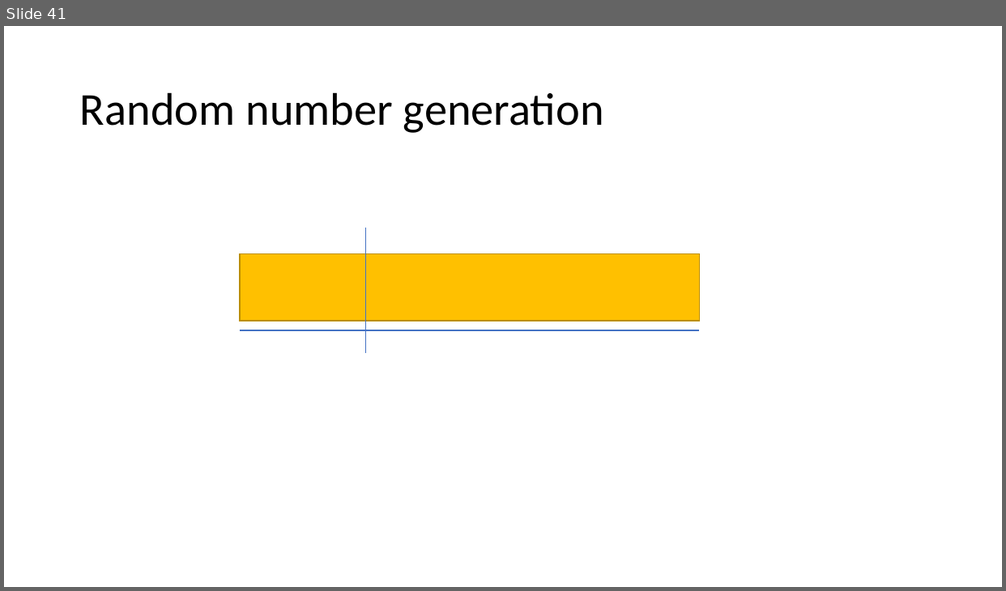
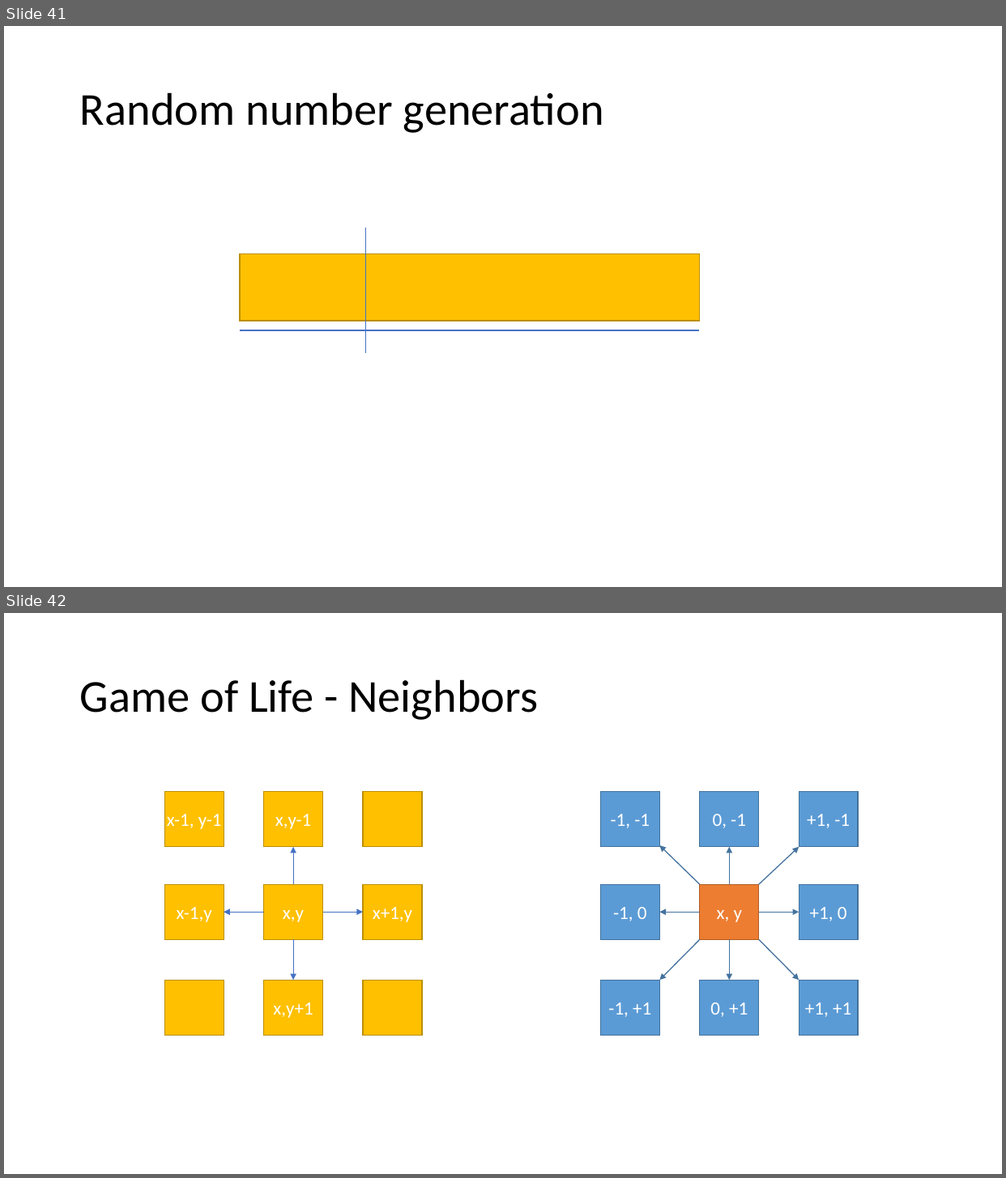
Before and after one commit to brianwhu/fun-in-js, a slide deck: documents/DataStructures.pptx. Shown one above the other, each under a label of ours: slide 41 before the commit, slides 41 and 42 after it. The pictures are 1006x591 and 1006x1178 pixels, drawn with LibreOffice and Linux fonts; fonts in the diff are those of the drawing. Boxes give left, top, right and bottom in pixels: in the first picture for what was removed or moved away, otherwise in the second. Text is boxed around its words. In the diff, an @@ line names an element or a change of style, - is before the commit and + after.

```diff
--- a/documents/DataStructures.pptx
+++ b/documents/DataStructures.pptx
@@ slide 42 added at (4, 613, 1002, 1174), background #FFFFFF @@
@@ title added at (80, 679, 538, 720), 44 pt, text #000000 @@
+Game of Life - Neighbors
@@ rectangle added at (165, 792, 224, 847), fill #FFC000, outline #BD8E00 1 pt, 18 pt, text #FFFFFF @@
+x-1, y-1
@@ rectangle added at (264, 792, 323, 847), fill #FFC000, outline #BD8E00 1 pt, 18 pt, text #FFFFFF @@
+x,y-1
@@ rectangle added at (363, 792, 422, 847), fill #FFC000, outline #BD8E00 1 pt @@
@@ rectangle added at (601, 792, 660, 847), fill #5B9BD5, outline #43739E 1 pt, 18 pt, text #FFFFFF @@
+-1, -1
@@ rectangle added at (700, 792, 759, 847), fill #5B9BD5, outline #43739E 1 pt, 18 pt, text #FFFFFF @@
+0, -1
@@ rectangle added at (799, 792, 859, 847), fill #5B9BD5, outline #43739E 1 pt, 18 pt, text #FFFFFF @@
++1, -1
@@ arrow added from (293, 884) to (293, 847), #4472C4 0.5 pt @@
@@ arrow added from (700, 884) to (660, 845), #43739E 1 pt @@
@@ arrow added from (730, 884) to (730, 847), #43739E 1 pt @@
@@ arrow added from (759, 884) to (799, 847), #43739E 1 pt @@
@@ rectangle added at (165, 884, 224, 940), fill #FFC000, outline #BD8E00 1 pt, 18 pt, text #FFFFFF @@
+x-1,y
@@ rectangle added at (264, 884, 323, 940), fill #FFC000, outline #BD8E00 1 pt, 18 pt, text #FFFFFF @@
+x,y
@@ rectangle added at (363, 884, 422, 940), fill #FFC000, outline #BD8E00 1 pt, 18 pt, text #FFFFFF @@
+x+1,y
@@ rectangle added at (601, 884, 660, 940), fill #5B9BD5, outline #43739E 1 pt, 18 pt, text #FFFFFF @@
+-1, 0
@@ rectangle added at (700, 884, 759, 940), fill #ED7D31, outline #AF5C24 1 pt, 18 pt, text #FFFFFF @@
+x, y
@@ rectangle added at (799, 884, 859, 940), fill #5B9BD5, outline #43739E 1 pt, 18 pt, text #FFFFFF @@
++1, 0
@@ arrow added from (264, 913) to (224, 913), #4472C4 0.5 pt @@
@@ arrow added from (323, 913) to (363, 913), #4472C4 0.5 pt @@
@@ arrow added from (700, 913) to (660, 913), #43739E 1 pt @@
@@ arrow added from (759, 913) to (799, 913), #43739E 1 pt @@
@@ arrow added from (293, 939) to (293, 980), #4472C4 0.5 pt @@
@@ arrow added from (700, 939) to (660, 980), #43739E 1 pt @@
@@ arrow added from (730, 939) to (730, 980), #43739E 1 pt @@
@@ arrow added from (759, 939) to (799, 980), #43739E 1 pt @@
@@ rectangle added at (165, 980, 224, 1035), fill #FFC000, outline #BD8E00 1 pt @@
@@ rectangle added at (264, 980, 323, 1035), fill #FFC000, outline #BD8E00 1 pt, 18 pt, text #FFFFFF @@
+x,y+1
@@ rectangle added at (363, 980, 422, 1035), fill #FFC000, outline #BD8E00 1 pt @@
@@ rectangle added at (601, 980, 660, 1035), fill #5B9BD5, outline #43739E 1 pt, 18 pt, text #FFFFFF @@
+-1, +1
@@ rectangle added at (700, 980, 759, 1035), fill #5B9BD5, outline #43739E 1 pt, 18 pt, text #FFFFFF @@
+0, +1
@@ rectangle added at (799, 980, 859, 1035), fill #5B9BD5, outline #43739E 1 pt, 18 pt, text #FFFFFF @@
++1, +1
```
Also in this commit, not shown: 4 other files.
